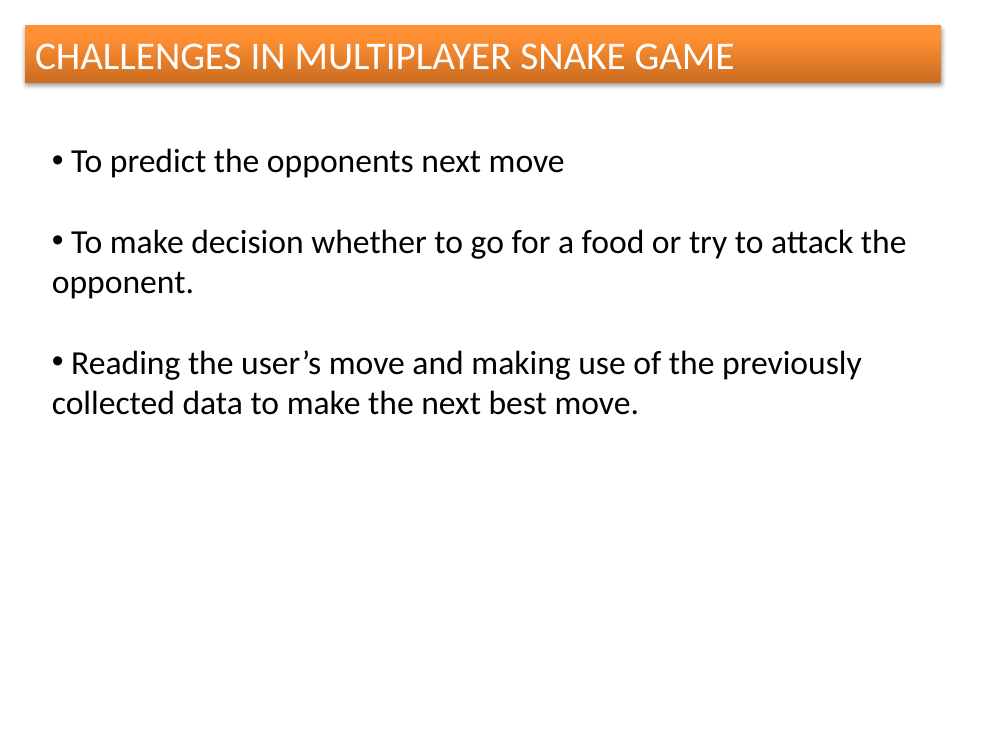
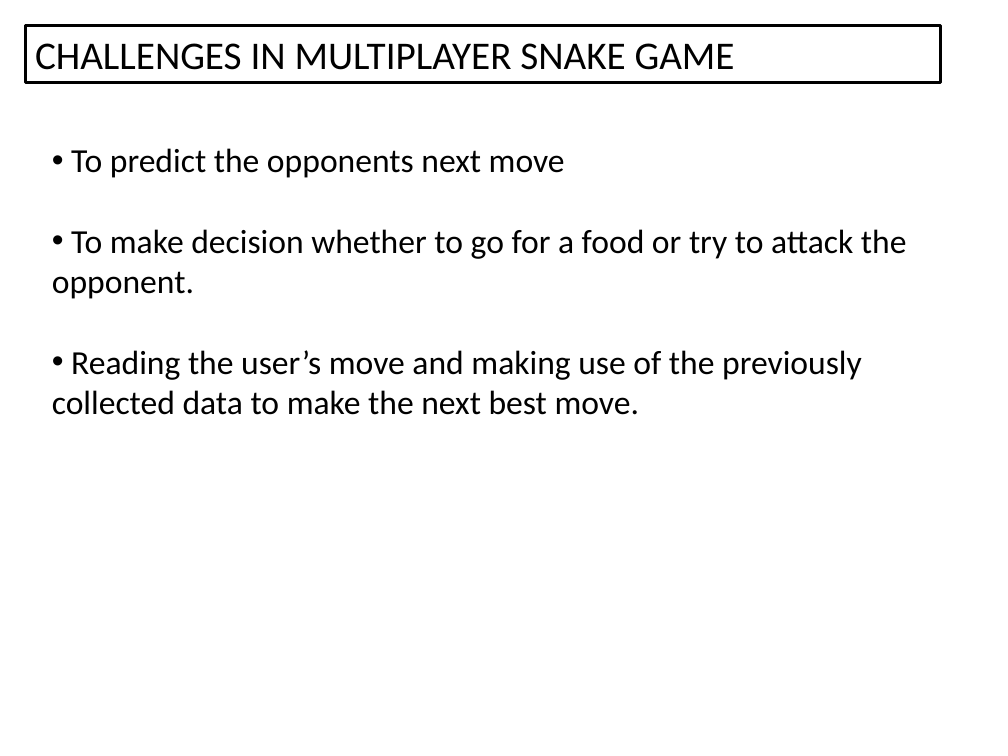
Before and after one commit to Greeny6092/Mini-Project-sem7-, a slide deck: slide 9 of presentation/AI BASED MULTIPLAYER SNAKE GAME(mini project).pptx. Drawn at 1008x756 pixels with LibreOffice and Linux fonts; fonts in the diff are those of the drawing. Boxes give left, top, right and bottom in pixels: in the first picture for what was removed or moved away, otherwise in the second. Text is boxed around its words. In the diff, an @@ line names an element or a change of style, - is before the commit and + after.

```diff
--- a/presentation/AI BASED MULTIPLAYER SNAKE GAME(mini project).pptx
+++ b/presentation/AI BASED MULTIPLAYER SNAKE GAME(mini project).pptx
@@ rectangle "CHALLENGES IN MULTIPLAYER SNAKE GAME" at (25,25,940,83): text colour #FFFFFF to #000000; fill gradient #CC6E20 to #FF9034 to #FF9136 to #FFFFFF; outline none to #000000 2 pt; shadow off @@
```
Also in this commit, not shown: 4 other slides changed.
